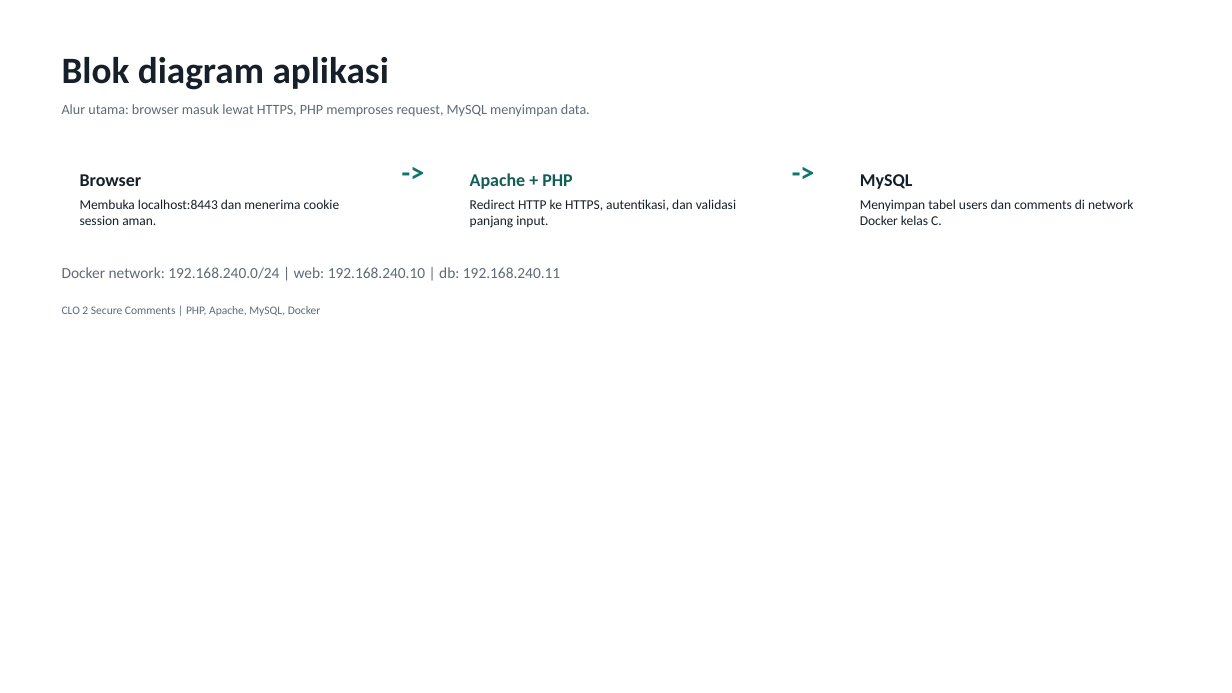
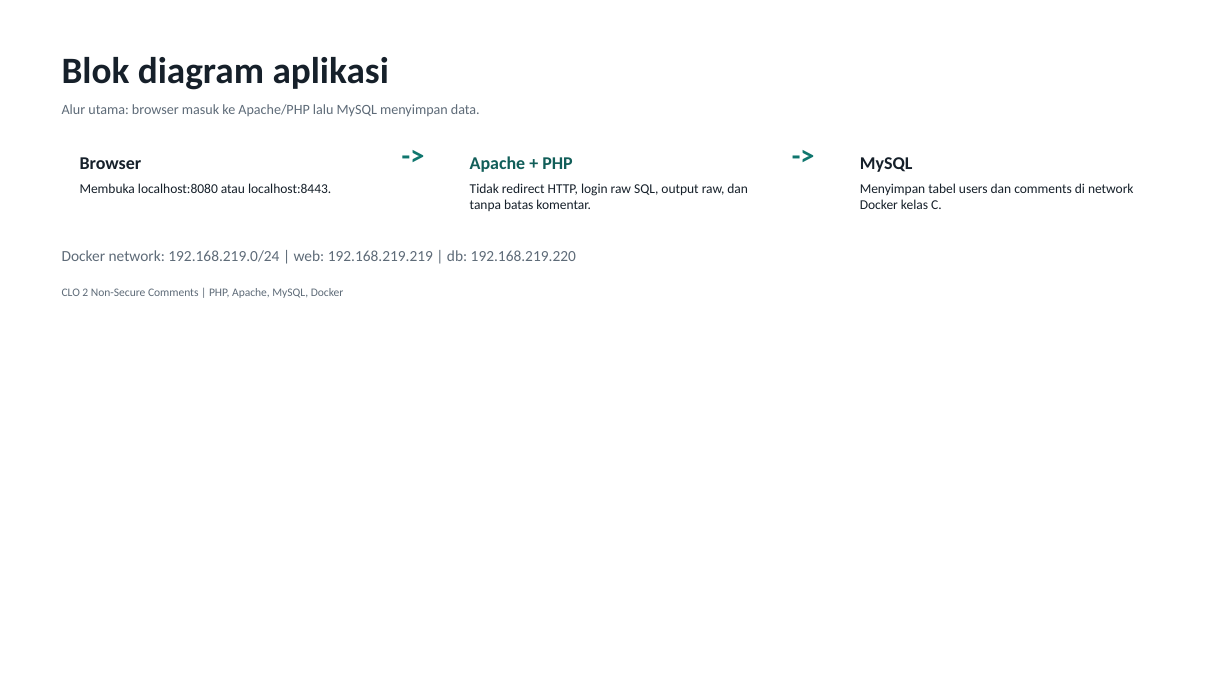
Before and after one commit to ArdeezYy/mawang_clo2, a slide deck: slide 4 of presentation/output/CLO2_Secure_Comments.pptx. Drawn at 1232x693 pixels with LibreOffice and Linux fonts; fonts in the diff are those of the drawing. Boxes give left, top, right and bottom in pixels: in the first picture for what was removed or moved away, otherwise in the second. Text is boxed around its words. In the diff, an @@ line names an element or a change of style, - is before the commit and + after.

Commit message:
Make vulnerable scenario fully non-secure

```diff
--- a/presentation/output/CLO2_Secure_Comments.pptx
+++ b/presentation/output/CLO2_Secure_Comments.pptx
@@ text at (x1=62, y1=104, x2=480, y2=116): text changed @@
-Alur utama: browser masuk lewat HTTPS, PHP memproses request, MySQL menyimpan data.
+Alur utama: browser masuk ke Apache/PHP lalu MySQL menyimpan data.
@@ 6 texts, 2 rounded rectangles moved together from (x1=80, y1=154, x2=1170, y2=243) to (x1=80, y1=137, x2=1170, y2=226) @@
@@ text at (x1=80, y1=183, x2=331, y2=193): text changed @@
-Membuka localhost:8443 dan menerima cookie session aman.
+Membuka localhost:8080 atau localhost:8443.
@@ text at (x1=470, y1=183, x2=748, y2=211): text changed @@
-Redirect HTTP ke HTTPS, autentikasi, dan validasi panjang input.
+Tidak redirect HTTP, login raw SQL, output raw, dan tanpa batas komentar.
@@ text at (x1=62, y1=250, x2=576, y2=262): text changed @@
-Docker network: 192.168.240.0/24 | web: 192.168.240.10 | db: 192.168.240.11
+Docker network: 192.168.219.0/24 | web: 192.168.219.219 | db: 192.168.219.220
@@ text at (x1=62, y1=288, x2=344, y2=298): text changed @@
-CLO 2 Secure Comments | PHP, Apache, MySQL, Docker
+CLO 2 Non-Secure Comments | PHP, Apache, MySQL, Docker
```
Also in this commit, not shown: 3 other slides changed, 3 slides added, 3 slides removed, 13 other files.
